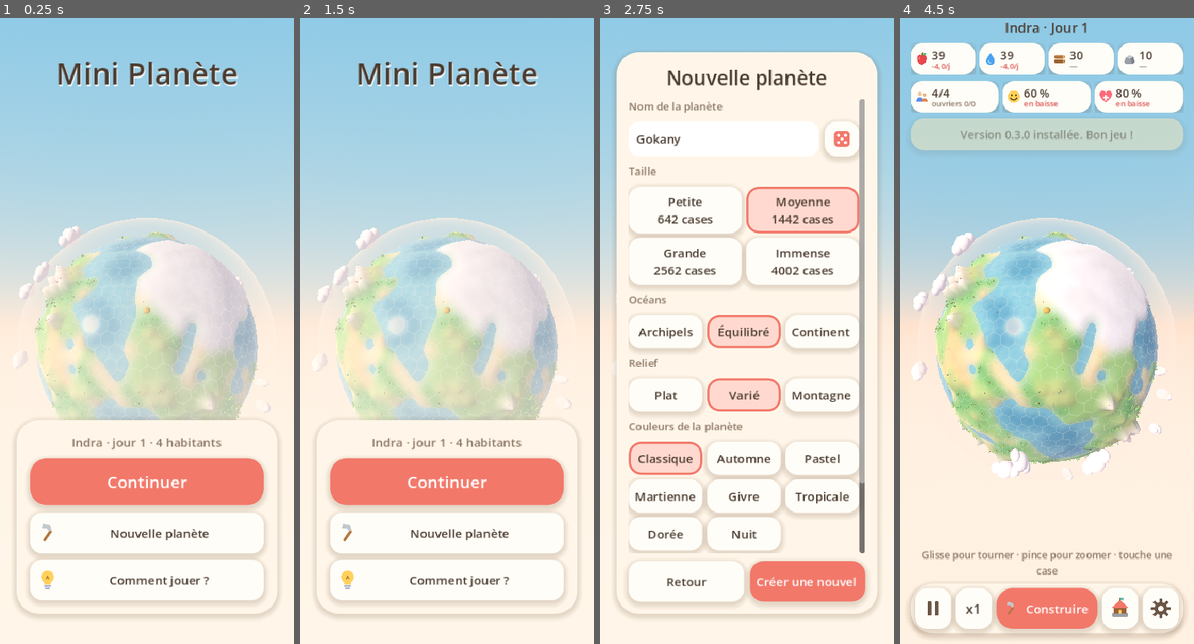
Above: before the commit, frames 1-4 (left to right).
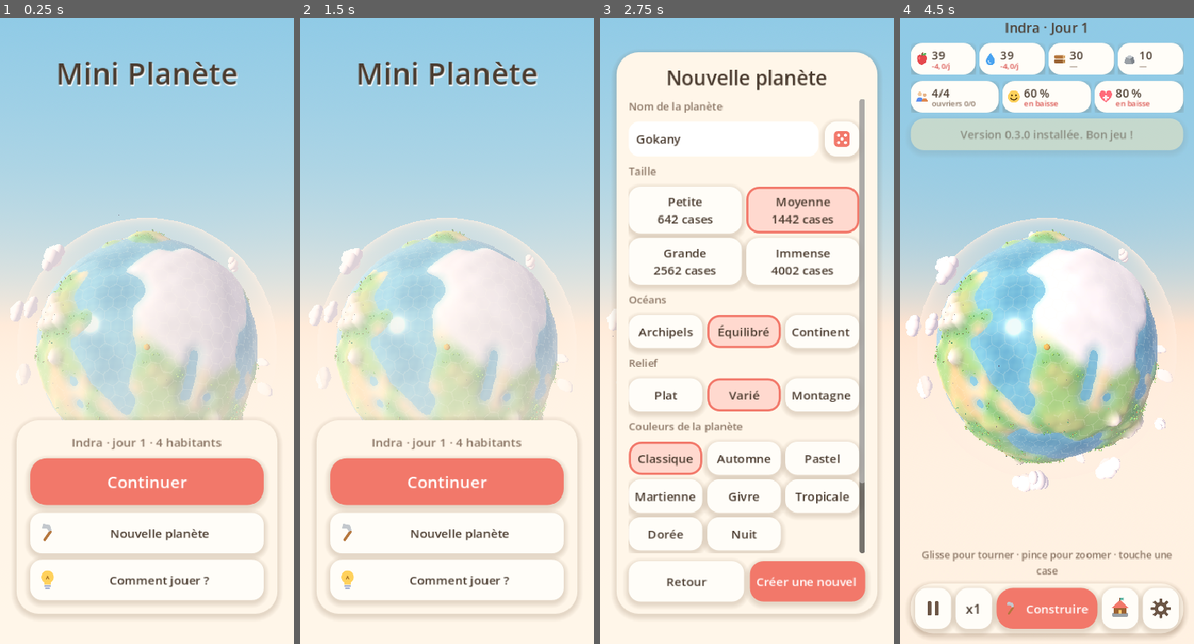
Above: after the commit, the same moments.

Repository: arthurlarguinat2-max/Github
Game: Godot game, scene res://scenes/main.tscn
The game is run twice, just before and just after one commit, with the same random seed, the same clock (stepped at 60 frames per second) and the same inputs.
Inputs (mouse positions are in pixels of both pictures, inside the frame that each line leads up to):
- Up to frame 1 (0.25 s): no input
- Up to frame 2 (1.5 s): click "Nouvelle planète" at 0.5 s; click (444, 600) at 1.27 s; type "Alex" at 1.35 s
- Up to frame 3 (2.75 s): click "Nouvelle planète" at 2 s
- Up to frame 4 (4.5 s): click (1044, 600) at 2.77 s; type "Alex" at 2.85 s; click "Comment jouer ?" at 3.5 s; click "Passer" at 4.25 s

The runs differ from the first frame. In frame 1, 7.5% of the frame differs, in the area x 3-89%, y 31-65%; in frame 2, 7.5%; in frame 3, less than 0.1%; in frame 4, 15%, in the area x 1-93%, y 33-76%.

Commit message:
Softer mountains scaled to cell size, turquoise shallows, centered focus
Co-Authored-By: Claude Opus 5.5 <noreply@anthropic.com>
Claude-Session: https://claude.ai/code/session_014RsryDL5SK8iQUYYVc6rvQ

Diff:
--- a/scripts/dev/screenshot_runner.gd
+++ b/scripts/dev/screenshot_runner.gd
@@ -46,11 +46,13 @@
 		"goals":
 			hud._on_goals_pressed()
 		"closeup":
+			GameState.sim.tutorial_step = -1
+			hud._refresh_tutorial()
+			_build_demo_village()
 			planet.focus_cell(GameState.sim.economy.village_center)
 			planet._zoom = planet._zoom_min + 0.15
 			planet._zoom_target = planet._zoom
 			planet._update_camera()
-			_build_demo_village()
 		"wide":
 			planet._zoom = 3.2
 			planet._zoom_target = 3.2
--- a/scripts/render/planet_view.gd
+++ b/scripts/render/planet_view.gd
@@ -44,7 +44,7 @@
 	float sparkle = sin(TIME * 1.7 + local_pos.x * 90.0) * sin(TIME * 1.3 + local_pos.z * 80.0);
 	vec3 water = mix(deep_color, shallow_color, 0.45 + 0.12 * sparkle);
 	ALBEDO = mix(water, vec3(1.0), rim * 0.35);
-	ALPHA = 0.7 + rim * 0.22;
+	ALPHA = 0.76 + rim * 0.2;
 	ROUGHNESS = 0.16;
 	SPECULAR = 0.8;
 }
@@ -214,7 +214,7 @@
 func focus_cell(cell: int) -> void:
 	if cell < 0:
 		return
-	var target := Vector3(0.0, 0.3, 1.0).normalized()
+	var target := Vector3(0.0, 0.05, 1.0).normalized()
 	basis = Basis(Quaternion(planet.grid.centers[cell], target))
 	_angular_velocity = Vector2.ZERO
 
--- a/scripts/render/terrain_builder.gd
+++ b/scripts/render/terrain_builder.gd
@@ -59,11 +59,12 @@
 		if def.get("water", false):
 			_heights[i] = DEEP_FLOOR if id == "ocean" else SHALLOW_FLOOR
 			# Seabed: sand under shallow water, dark blue in the deep.
-			color = Color("e9d9a6").lerp(color, 0.55) if id == "shallow" else color.darkened(0.35)
+			color = Color("cfe9d8").lerp(color, 0.7) if id == "shallow" else color.darkened(0.3)
 		else:
 			_heights[i] = LAND_LIFT + float(def.get("height", 0.0))
 		_colors[i] = color
-		_peaks[i] = float(def.get("peak", 0.0)) * 1.3
+		# Peaks scale with the cell size: soft round mountains on any planet size.
+		_peaks[i] = float(def.get("peak", 0.0)) * clampf(spacing / 0.12, 0.35, 1.3)
 		_peak_colors[i] = Color(str(def.get("peak_color", color.to_html(false))))
 
 
@@ -112,7 +113,7 @@
 	h /= total
 	var color := Color(r / total, g / total, b / total)
 	if _peaks[c] > 0.0:
-		var d := clampf(1.0 - dir.angle_to(grid.centers[c]) / (spacing * 0.75), 0.0, 1.0)
+		var d := clampf(1.0 - dir.angle_to(grid.centers[c]) / (spacing * 1.05), 0.0, 1.0)
 		var bump := d * d * (3.0 - 2.0 * d)
 		h += _peaks[c] * bump
 		color = color.lerp(_peak_colors[c], clampf(bump * 1.4 - 0.3, 0.0, 1.0))
@@ -206,7 +207,7 @@
 	mesh.add_surface_from_arrays(Mesh.PRIMITIVE_TRIANGLES, arrays)
 	var mat := StandardMaterial3D.new()
 	mat.shading_mode = BaseMaterial3D.SHADING_MODE_UNSHADED
-	mat.albedo_color = Color(1.0, 0.98, 0.92, 0.22)
+	mat.albedo_color = Color(1.0, 0.98, 0.92, 0.17)
 	mat.transparency = BaseMaterial3D.TRANSPARENCY_ALPHA
 	mat.cull_mode = BaseMaterial3D.CULL_DISABLED
 	mat.no_depth_test = false
